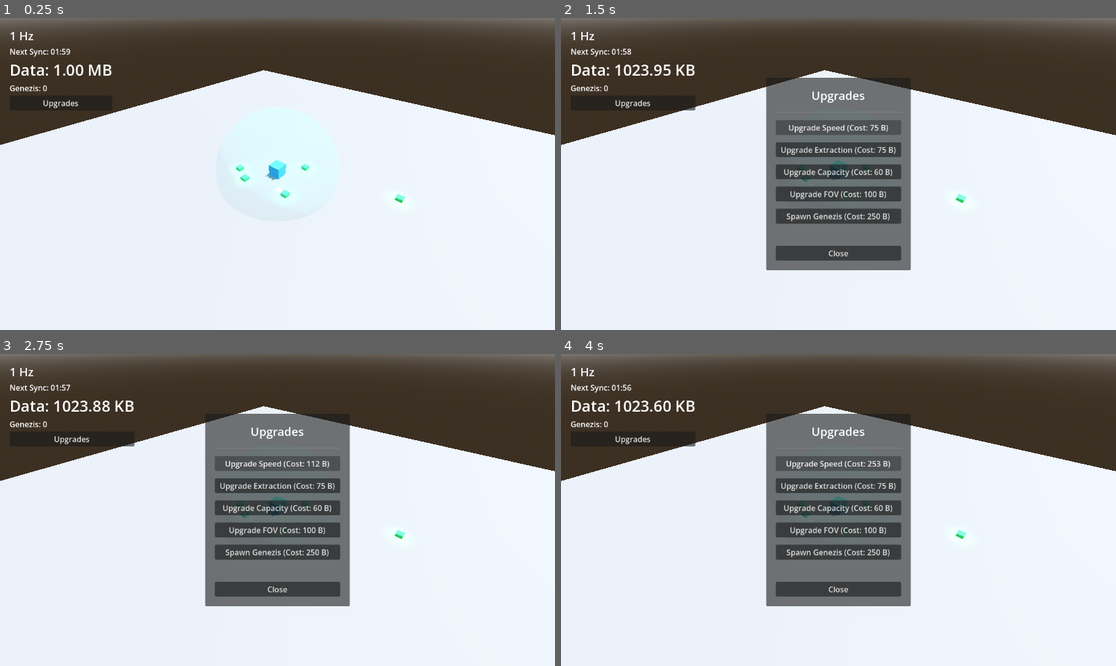
Above: before the commit, frames 1-4 (two rows, left to right).
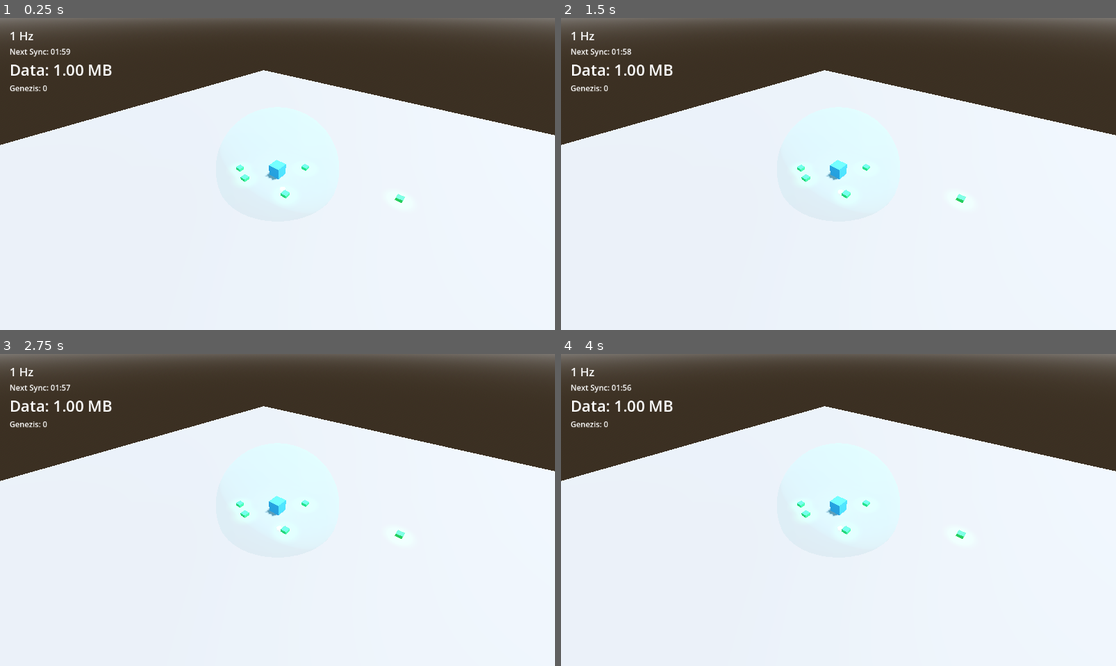
Above: after the commit, the same moments.

Repository: peterlavey/immanent
Game: Godot game, scene res://src/core/World.tscn
The game is run twice, just before and just after one commit, with the same random seed, the same clock (stepped at 60 frames per second) and the same inputs.
Inputs (mouse positions are in pixels of both pictures, inside the frame that each line leads up to):
- Up to frame 1 (0.25 s): no input
- Up to frame 2 (1.5 s): click (622, 102) at 0.5 s, where only the run before the commit has a clickable "Upgrades"; click (838, 127) at 1.25 s, where only the run before the commit has a clickable "Upgrade Speed (Cost: 50 B)"
- Up to frame 3 (2.75 s): click (277, 463) at 2 s, where only the run before the commit has a clickable "Upgrade Speed (Cost: 75 B)"
- Up to frame 4 (4 s): click (838, 463) at 2.75 s, where only the run before the commit has a clickable "Upgrade Speed (Cost: 112 B)"; click (838, 463) at 3.5 s, where only the run before the commit has a clickable "Upgrade Speed (Cost: 168 B)"

The runs differ from the first frame. In frame 1, less than 0.1% of the frame differs, in the area x 7-52%, y 26-56%; in frame 2, 16%; in frame 3, 16%, in the area x 9-64%, y 14-81%; in frame 4, 16%.

Commit message:
Refactor Core and HUD interactions: Transition Core to StaticBody3D, implement context-sensitive upgrades, and refine input handling for menus and selections

Diff:
--- a/src/core/Core.gd
+++ b/src/core/Core.gd
@@ -1,5 +1,6 @@
-extends Node3D
+extends StaticBody3D
 
+signal selected
 signal data_changed(new_amount: int)
 signal fov_changed(new_radius: float)
 
@@ -59,3 +60,9 @@
 		current_data -= amount
 		return true
 	return false
+
+func _input_event(_camera: Camera3D, event: InputEvent, _position: Vector3, _normal: Vector3, _shape_idx: int) -> void:
+	if event is InputEventMouseButton:
+		if event.button_index == MOUSE_BUTTON_LEFT and event.pressed:
+			selected.emit()
+			get_viewport().set_input_as_handled()
--- a/src/core/Core.tscn
+++ b/src/core/Core.tscn
@@ -21,8 +21,15 @@
 radius = 0.5
 height = 1.0
 
-[node name="Core" type="Node3D"]
+[sub_resource type="BoxShape3D" id="BoxShape3D_Core"]
+size = Vector3(2, 2, 2)
+
+[node name="Core" type="StaticBody3D" groups=["core"]]
+input_ray_pickable = true
 script = ExtResource("1_script")
+
+[node name="CollisionShape3D" type="CollisionShape3D" parent="."]
+shape = SubResource("BoxShape3D_Core")
 
 [node name="MeshInstance3D" type="MeshInstance3D" parent="."]
 mesh = SubResource("BoxMesh_1")
--- a/src/ui/HUD.gd
+++ b/src/ui/HUD.gd
@@ -13,6 +13,7 @@
 	var core = get_tree().get_first_node_in_group("core")
 	if core:
 		core.data_changed.connect(_on_data_changed)
+		core.selected.connect(_on_core_selected)
 		_on_data_changed(core.current_data)
 
 	# Connect to TimeManager signals
@@ -28,23 +29,23 @@
 	# Initial count
 	_update_genezis_count()
 
-func _input(event: InputEvent) -> void:
-	# Close stats UI if clicking on empty space
+func _unhandled_input(event: InputEvent) -> void:
+	# Close menus if clicking on empty space
 	if event is InputEventMouseButton:
 		if event.button_index == MOUSE_BUTTON_LEFT and event.pressed:
-			# If the click was not handled by any Genezis (which calls set_input_as_handled)
-			# and it's not over some UI element, we can hide the stats UI
-			# We use a small delay to let other objects handle it first
-			get_tree().create_timer(0.01).timeout.connect(func():
-				if not get_viewport().is_input_handled():
-					if genezis_stats_ui and genezis_stats_ui.visible:
-						genezis_stats_ui.hide()
-			)
+			# If the click was not handled by any entity (which calls set_input_as_handled)
+			# and it's not over some UI element, we can hide the menus
+			if genezis_stats_ui and genezis_stats_ui.visible:
+				genezis_stats_ui.hide()
+			if upgrade_menu and upgrade_menu.visible:
+				upgrade_menu.hide()
 
-func _on_upgrade_button_pressed() -> void:
+func _on_core_selected() -> void:
+	if genezis_stats_ui:
+		genezis_stats_ui.hide()
 	if upgrade_menu:
+		upgrade_menu.set_mode(upgrade_menu.Mode.CORE)
 		upgrade_menu.show()
-		upgrade_menu._update_buttons()
 
 func _on_upgrade_purchased(upgrade_id: String) -> void:
 	# Inform all Genezis beings or Core about the upgrade
@@ -78,6 +79,9 @@
 func _on_genezis_selected(stats: Dictionary) -> void:
 	if genezis_stats_ui:
 		genezis_stats_ui.display_stats(stats)
+	if upgrade_menu:
+		upgrade_menu.set_mode(upgrade_menu.Mode.GENEZIS)
+		upgrade_menu.show()
 
 func _on_data_changed(amount: int) -> void:
 	data_label.text = "Data: " + format_bytes(amount)
--- a/src/ui/HUD.tscn
+++ b/src/ui/HUD.tscn
@@ -51,10 +51,6 @@
 layout_mode = 2
 text = "Genezis: 1"
 
-[node name="UpgradeButton" type="Button" parent="MarginContainer/VBoxContainer"]
-layout_mode = 2
-text = "Upgrades"
-
 [node name="UpgradeMenu" parent="." instance=ExtResource("2_scene")]
 visible = false
 layout_mode = 1
@@ -62,5 +58,3 @@
 [node name="GenezisStatsUI" parent="." instance=ExtResource("3_scene")]
 visible = false
 layout_mode = 1
-
-[connection signal="pressed" from="MarginContainer/VBoxContainer/UpgradeButton" to="." method="_on_upgrade_button_pressed"]
--- a/src/ui/UpgradeMenu.gd
+++ b/src/ui/UpgradeMenu.gd
@@ -7,6 +7,10 @@
 @onready var capacity_button = $Panel/MarginContainer/VBoxContainer/CapacityButton
 @onready var fov_button = $Panel/MarginContainer/VBoxContainer/FOVButton
 @onready var genezis_count_button = $Panel/MarginContainer/VBoxContainer/GenezisCountButton
+@onready var title_label = $Panel/MarginContainer/VBoxContainer/Title
+
+enum Mode { CORE, GENEZIS }
+var current_mode: Mode = Mode.CORE
 
 var core_node: Node3D = null
 
@@ -20,6 +24,14 @@
 
 func _ready() -> void:
 	core_node = get_tree().get_first_node_in_group("core")
+	_update_buttons()
+
+func set_mode(mode: Mode) -> void:
+	current_mode = mode
+	if title_label:
+		match current_mode:
+			Mode.CORE: title_label.text = "Core Upgrades"
+			Mode.GENEZIS: title_label.text = "Genezis Upgrades"
 	_update_buttons()
 
 func _on_speed_button_pressed() -> void:
@@ -55,11 +67,22 @@
 func _update_buttons() -> void:
 	if not core_node: return
 
-	speed_button.text = "Upgrade Speed (Cost: %s)" % format_bytes(get_upgrade_cost("speed"))
-	extraction_button.text = "Upgrade Extraction (Cost: %s)" % format_bytes(get_upgrade_cost("extraction"))
-	capacity_button.text = "Upgrade Capacity (Cost: %s)" % format_bytes(get_upgrade_cost("capacity"))
-	fov_button.text = "Upgrade FOV (Cost: %s)" % format_bytes(get_upgrade_cost("fov"))
-	genezis_count_button.text = "Spawn Genezis (Cost: %s)" % format_bytes(get_upgrade_cost("genezis_count"))
+	speed_button.visible = current_mode == Mode.GENEZIS
+	extraction_button.visible = current_mode == Mode.GENEZIS
+	capacity_button.visible = current_mode == Mode.GENEZIS
+	fov_button.visible = current_mode == Mode.CORE
+	genezis_count_button.visible = current_mode == Mode.CORE
+
+	if speed_button.visible:
+		speed_button.text = "Upgrade Speed (Cost: %s)" % format_bytes(get_upgrade_cost("speed"))
+	if extraction_button.visible:
+		extraction_button.text = "Upgrade Extraction (Cost: %s)" % format_bytes(get_upgrade_cost("extraction"))
+	if capacity_button.visible:
+		capacity_button.text = "Upgrade Capacity (Cost: %s)" % format_bytes(get_upgrade_cost("capacity"))
+	if fov_button.visible:
+		fov_button.text = "Upgrade FOV (Cost: %s)" % format_bytes(get_upgrade_cost("fov"))
+	if genezis_count_button.visible:
+		genezis_count_button.text = "Spawn Genezis (Cost: %s)" % format_bytes(get_upgrade_cost("genezis_count"))
 
 func get_upgrade_cost(type: String) -> int:
 	var base_cost = 0
Not shown, changed: docs/tasks.md
